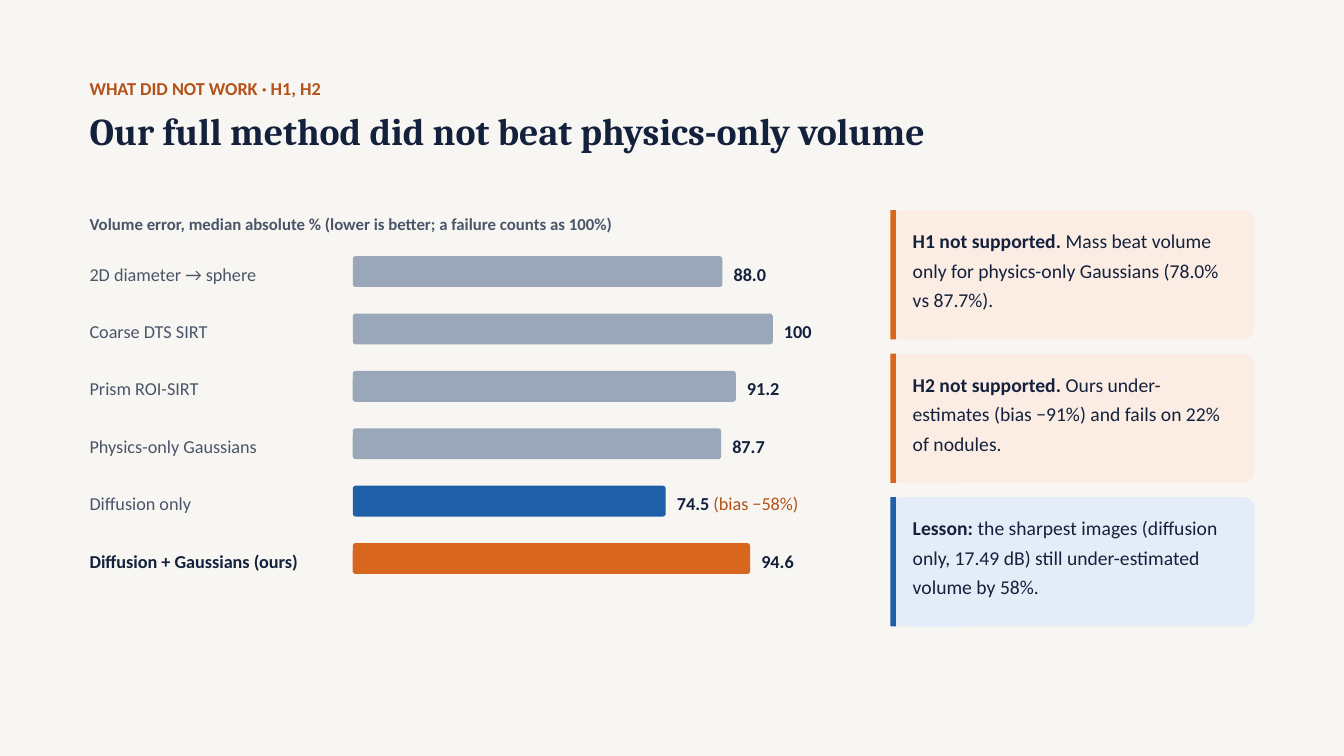
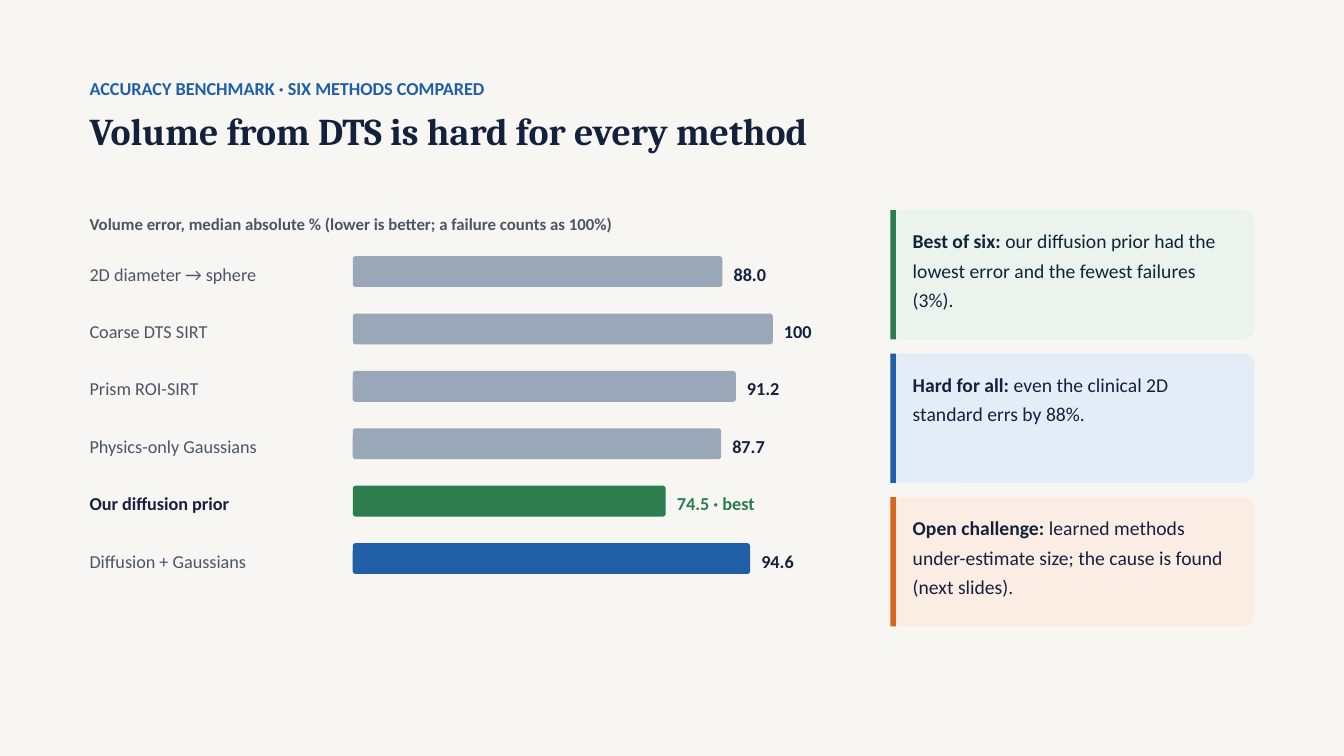
Before and after one commit to tcsquanta/medlift3d, a slide deck: slide 16 of report/MedLift3D_Defense.pptx (slide 14 before the commit). Drawn at 1344x756 pixels with LibreOffice and Linux fonts; fonts in the diff are those of the drawing. Boxes give left, top, right and bottom in pixels: in the first picture for what was removed or moved away, otherwise in the second. Text is boxed around its words. In the diff, an @@ line names an element or a change of style, - is before the commit and + after.

```diff
--- a/report/MedLift3D_Defense.pptx
+++ b/report/MedLift3D_Defense.pptx
@@ text at bbox=[90, 83, 485, 95]: text changed; text colour #B4521A to #1F5FA8 @@
-WHAT DID NOT WORK · H1, H2
+ACCURACY BENCHMARK · SIX METHODS COMPARED
@@ text at bbox=[90, 118, 807, 153]: text changed @@
-Our full method did not beat physics-only volume
+Volume from DTS is hard for every method
@@ rounded rectangle at bbox=[890, 210, 1254, 339]: fill #FBEDE3 to #EAF4EC @@
@@ rectangle at bbox=[890, 210, 896, 339]: fill #D9661F to #2E7D4F @@
@@ text at bbox=[913, 234, 1216, 310]: text changed @@
-H1 not supported. Mass beat volume only for physics-only Gaussians (78.0% vs 87.7%).
+Best of six: our diffusion prior had the lowest error and the fewest failures (3%).
@@ rectangle at bbox=[890, 354, 896, 483]: fill #D9661F to #1F5FA8 @@
@@ rounded rectangle at bbox=[890, 354, 1254, 483]: fill #FBEDE3 to #E3ECF7 @@
@@ text at bbox=[913, 378, 1168, 424]: text changed @@
-H2 not supported. Ours under-estimates (bias −91%) and fails on 22% of nodules.
+Hard for all: even the clinical 2D standard errs by 88%.
@@ text at bbox=[90, 497, 229, 513]: text changed; text colour #4A5568 to #14213D; bold on @@
-Diffusion only
+Our diffusion prior
@@ rounded rectangle at bbox=[353, 486, 665, 517]: fill #1F5FA8 to #2E7D4F @@
@@ text at bbox=[677, 497, 754, 510]: text changed; text colour #B4521A to #2E7D4F; bold on @@
-74.5 (bias −58%)
+74.5 · best
@@ rounded rectangle at bbox=[890, 497, 1254, 626]: fill #E3ECF7 to #FBEDE3 @@
@@ rectangle at bbox=[890, 497, 896, 626]: fill #1F5FA8 to #D9661F @@
@@ text at bbox=[913, 521, 1223, 597]: text changed @@
-Lesson: the sharpest images (diffusion only, 17.49 dB) still under-estimated volume by 58%.
+Open challenge: learned methods under-estimate size; the cause is found (next slides).
@@ text at bbox=[90, 555, 246, 568]: text changed; text colour #14213D to #4A5568; bold off @@
-Diffusion + Gaussians (ours)
+Diffusion + Gaussians
@@ rounded rectangle at bbox=[353, 543, 750, 575]: fill #D9661F to #1F5FA8 @@
```
Also in this commit, not shown: 6 other slides changed, 1 slide added, 1 slide removed.
